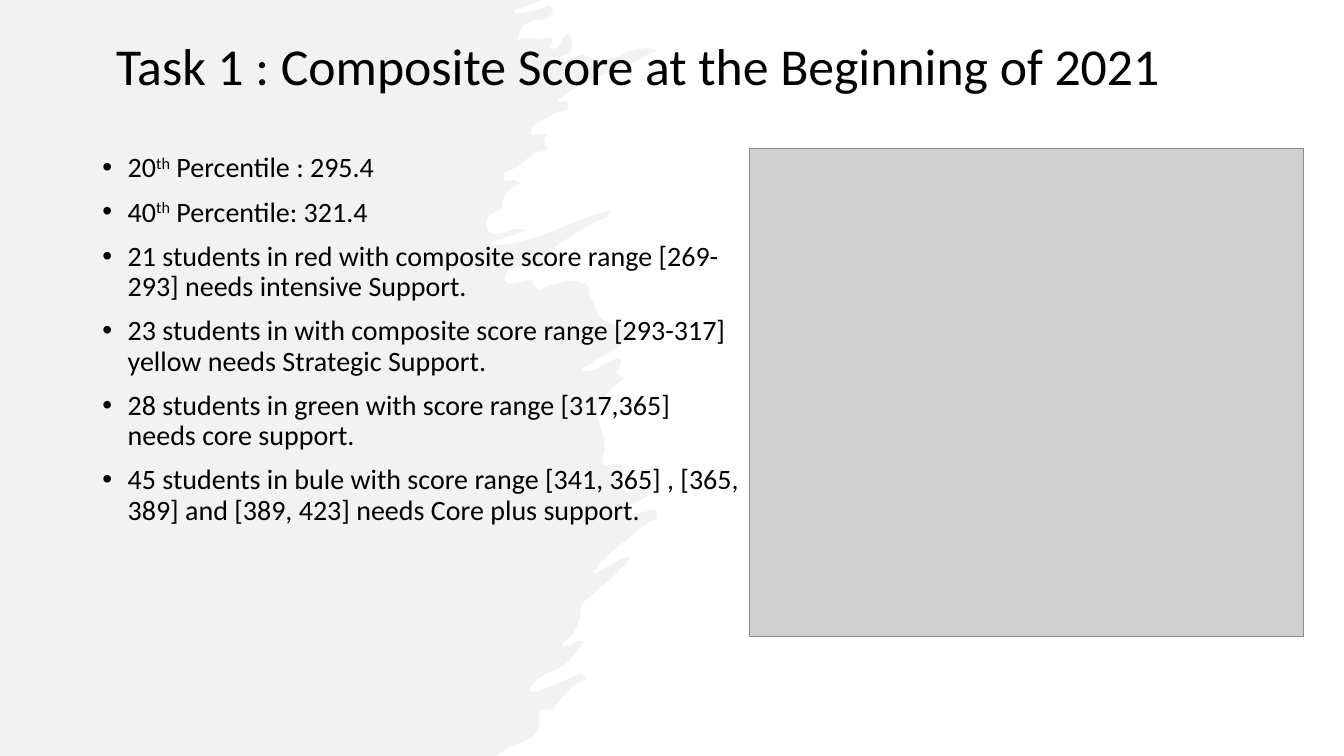
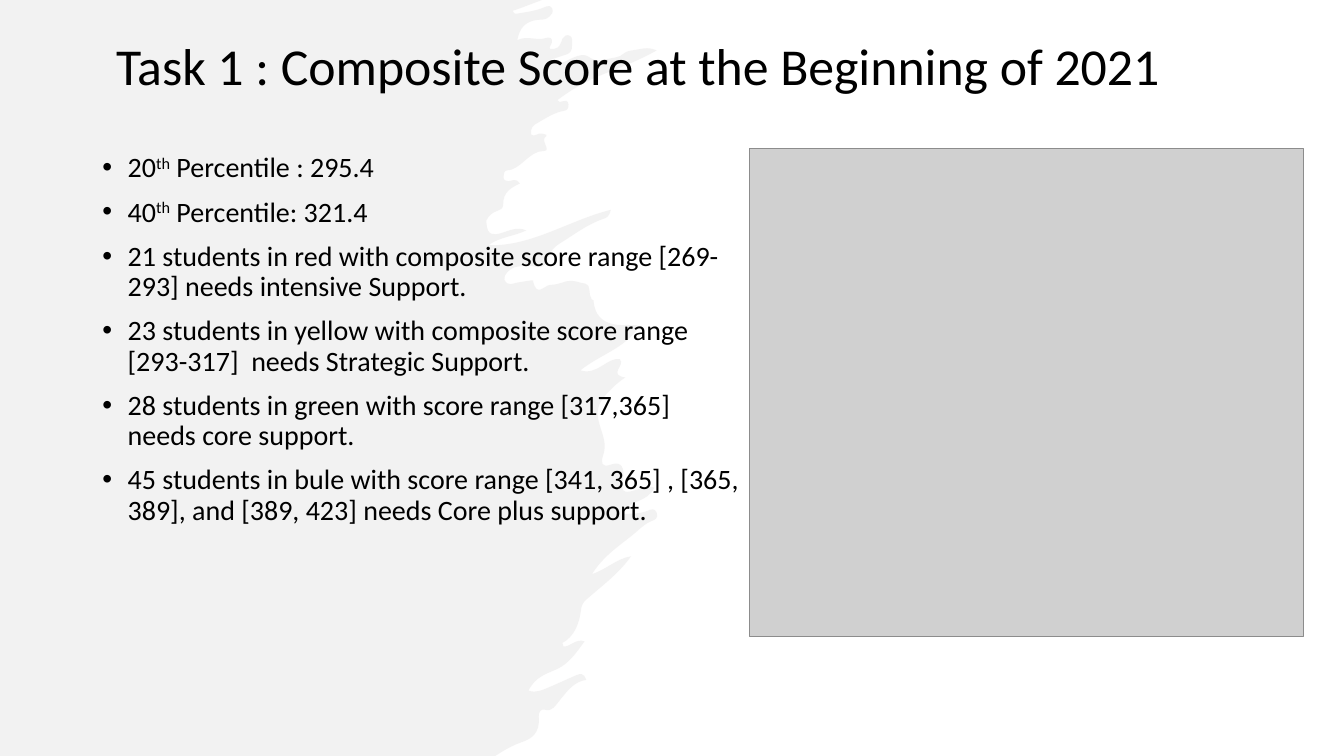
Before and after one commit to sirjanabhatta06/Southbridge-Public-Schools-Tasks, a slide deck: slide 3 of SirjanaBhatta-SouthbridgePublicSchools.pptx (slide 2 before the commit). Drawn at 1344x756 pixels with LibreOffice and Linux fonts; fonts in the diff are those of the drawing; grey boxes stand for pictures. Boxes give left, top, right and bottom in pixels: in the first picture for what was removed or moved away, otherwise in the second. Text is boxed around its words. In the diff, an @@ line names an element or a change of style, - is before the commit and + after.

Commit message:
Task 1 Complete and Starting Task 2

```diff
--- a/SirjanaBhatta-SouthbridgePublicSchools.pptx
+++ b/SirjanaBhatta-SouthbridgePublicSchools.pptx
@@ text at (x1=128, y1=320, x2=688, y2=376): text changed @@
-• 23 students in with composite score range [293-317] yellow needs Strategic Support.
+• 23 students in yellow with composite score range [293-317] needs Strategic Support.
@@ text at (x1=128, y1=468, x2=738, y2=525): text changed @@
-• 45 students in bule with score range [341, 365] , [365, 389] and [389, 423] needs Core plus support.
+• 45 students in bule with score range [341, 365] , [365, 389], and [389, 423] needs Core plus support.
```
Also in this commit, not shown: 2 other slides changed, 6 slides added, 1 other file.
